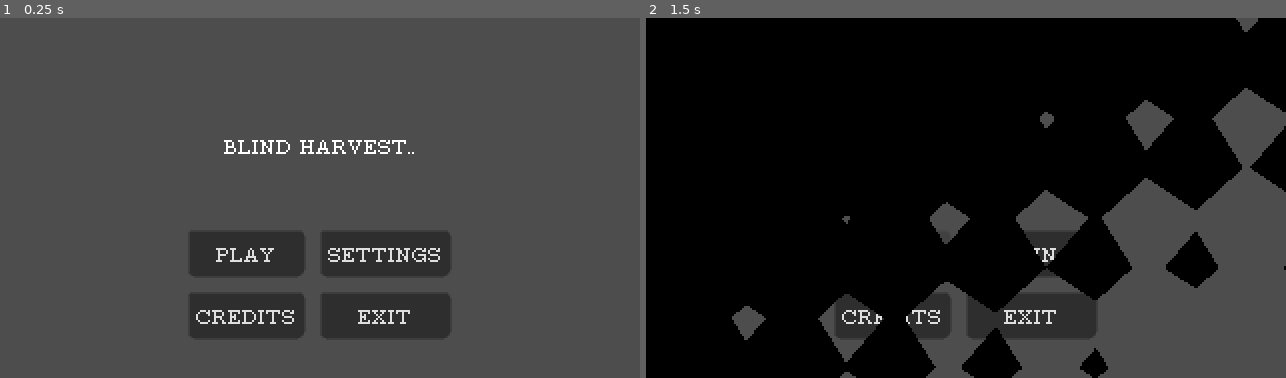
Above: before the commit, frames 1-2 (left to right).
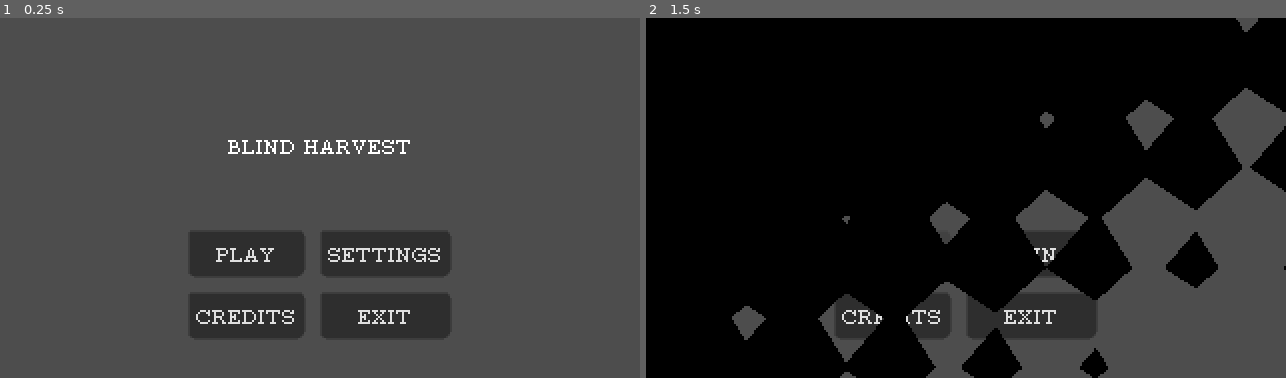
Above: after the commit, the same moments.

Repository: PoorCoconut/Blind-Harvest
Game: Godot game, scene res://game_scenes/menus/MainMenu/main_menu.tscn
Same seed, same stepped clock (60 frames per second), same inputs: the game is played once before the commit and once after it. Sound files missing from this copy of the repository are replaced by a short silence.
Inputs:
- Up to frame 1 (0.25 s): no input
- Up to frame 2 (1.5 s): click "PLAY" at 0.5 s; click "PLAY" at 1.25 s

The runs differ from the first frame. In frame 1, 0.5% of the frame differs, in the area x 35-65%, y 33-38%; in frame 2, nothing differs.

Commit message:
test-fix: Test Fix for Github Itch Workflow

Diff:
--- a/game_scenes/menus/MainMenu/main_menu.tscn
+++ b/game_scenes/menus/MainMenu/main_menu.tscn
@@ -39,7 +39,7 @@
 offset_bottom = 128.0
 grow_horizontal = 2
 bbcode_enabled = true
-text = "BLIND HARVEST.."
+text = "BLIND HARVEST"
 fit_content = true
 horizontal_alignment = 1
 vertical_alignment = 1
Not shown, changed: .github/workflows/deploy.yml
